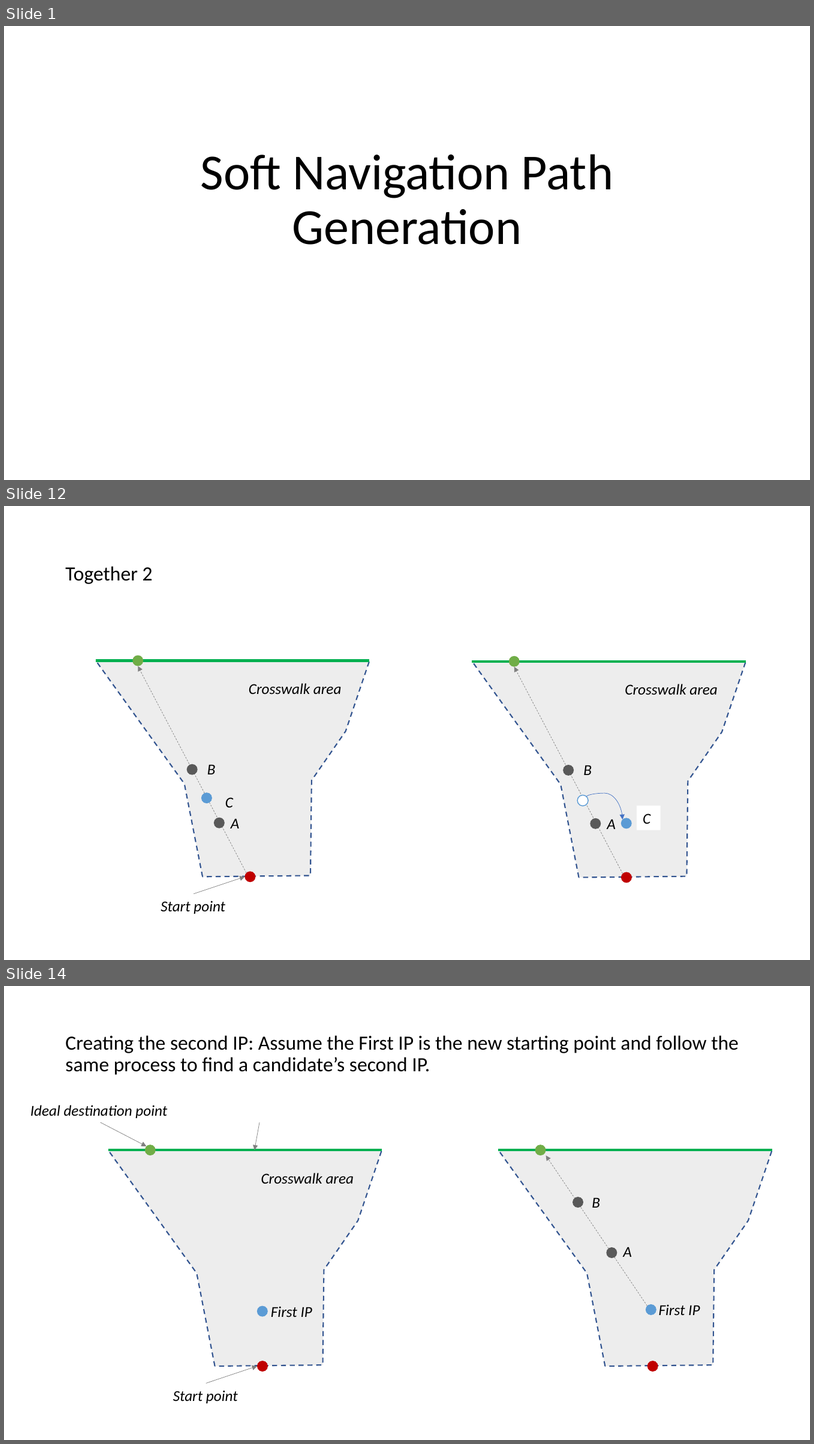
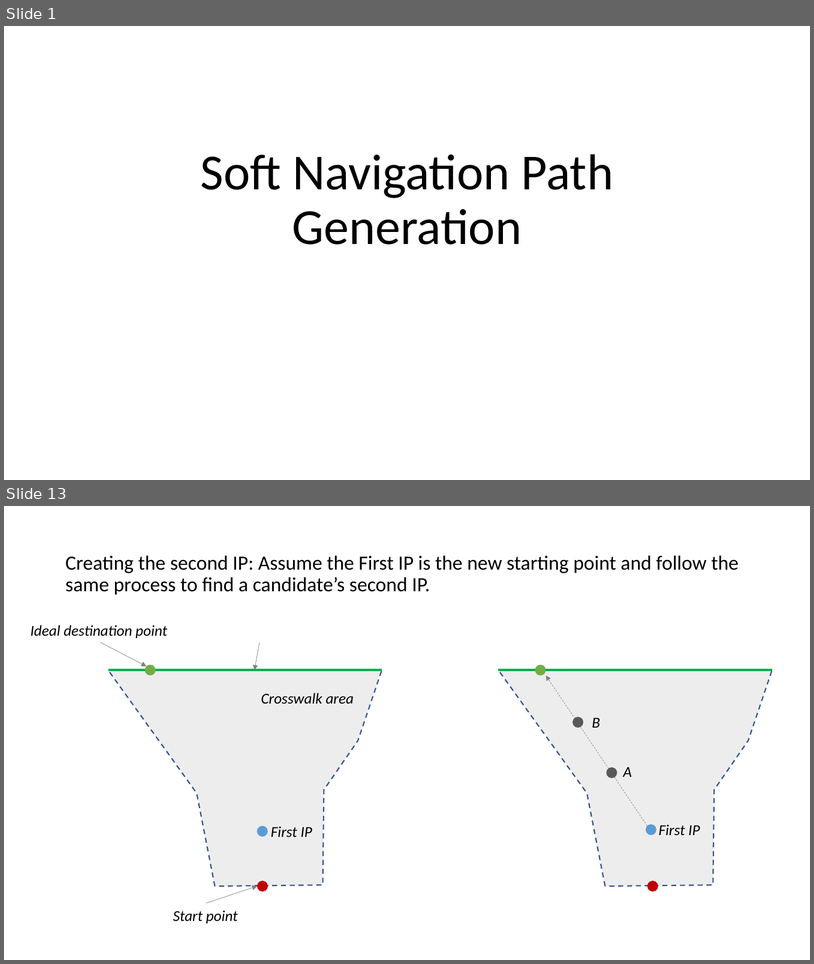
Before and after one commit to adhocmaster/carla-jaywalker-experiments, a slide deck: docs/Soft-Trajectory-Generation.pptx. Shown one above the other, each under a label of ours: slides 1, 12 and 14 before the commit, slides 1 and 13 after it; the slides between them are not shown. The pictures are 814x1444 and 814x964 pixels, drawn with LibreOffice and Linux fonts; fonts in the diff are those of the drawing. Boxes give left, top, right and bottom in pixels: in the first picture for what was removed or moved away, otherwise in the second. Text is boxed around its words. In the diff, an @@ line names an element or a change of style, - is before the commit and + after.

Commit message:
more docs on crosswalk modeling

```diff
--- a/docs/Soft-Trajectory-Generation.pptx
+++ b/docs/Soft-Trajectory-Generation.pptx
@@ slide 12 removed at (x1=4, y1=506, x2=810, y2=960), background #FFFFFF @@
@@ title removed at (x1=65, y1=566, x2=153, y2=584) @@
-Together 2
@@ group removed at (x1=472, y1=656, x2=746, y2=883): 6 ellipses, 3 texts, 1 freeform shape, 1 line, 1 arrow, 1 rectangle, 1 curved arrow @@
-Crosswalk area
-A
-B
-C
@@ group removed at (x1=96, y1=655, x2=370, y2=913): 5 ellipses, 5 texts, 2 arrows, 1 freeform shape, 1 line @@
-Start point
-Crosswalk area
-A
-B
-C
@@ what was slide 14 is now slide 13 @@
```
Also in this commit, not shown: 16 slides changed, 2 slides added, 2 other slides removed, 11 other files.
